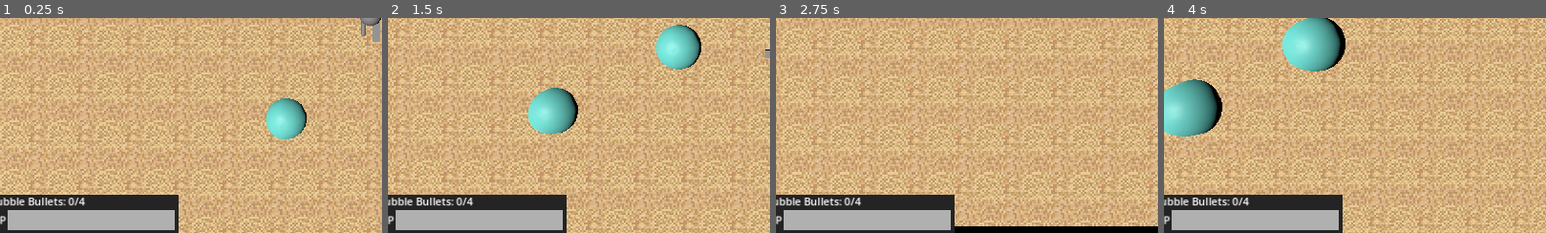
Above: before the commit, frames 1-4 (left to right).
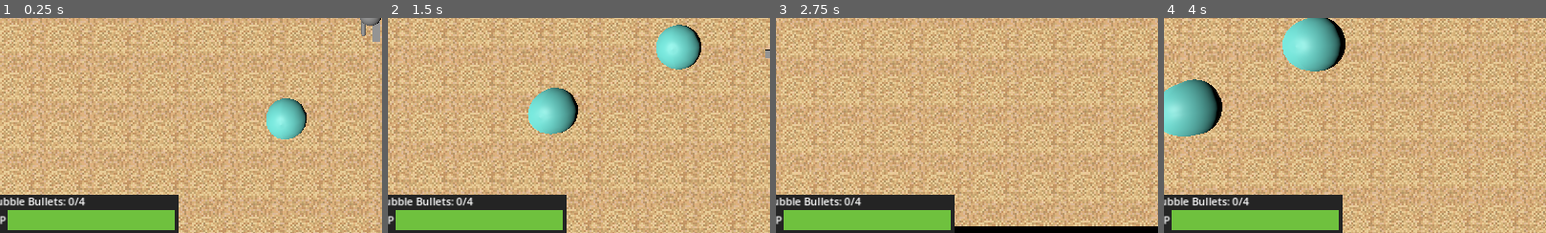
Above: after the commit, the same moments.

Repository: BlackBarman/GGJ_2025
Game: Godot game, scene res://Levels/level.tscn
Same seed, same stepped clock (60 frames per second), same inputs: the game is played once before the commit and once after it.
Inputs (mouse positions are % of the whole screen's width and height, from its top left):
- Up to frame 1 (0.25 s): no input
- Up to frame 2 (1.5 s): tap Enter (ui_accept) at 0.5, 0.77 s; move the mouse to (72, 45) at 0.52 s; press the mouse at (72, 45) at 0.53 s; hold Right (ui_right) 0.53-1.28 s; move the mouse to (30, 55) at 1.27 s; release the mouse at (30, 55) at 1.28 s; hold Down (ui_down) from 1.28 s (still down); click (30, 55) at 1.35 s
- Up to frame 3 (2.75 s): tap Enter (ui_accept) at 1.52 s; move the mouse to (60, 28) at 2.02 s; release Down (ui_down) at 2.03 s; press the mouse at (60, 28) at 2.03 s; hold Right (ui_right) from 2.03 s (still down)
- Up to frame 4 (4 s): move the mouse to (45, 70) at 2.77 s; release Right (ui_right) at 2.78 s; release the mouse at (45, 70) at 2.78 s; hold Up (ui_up) 2.78-3.53 s; click (45, 70) at 2.85 s; tap Enter (ui_accept) at 3.02, 3.77 s; move the mouse to (80, 65) at 3.52 s; press the mouse at (80, 65) at 3.53 s; hold Left (ui_left) from 3.53 s (still down)
The pictures show only the part of the screen within x 2-52%, y 50-100%; the shares and areas given below are measured in that part.

The runs differ from the first frame. In frame 1, 4.1% of the frame differs, in the area x 2-46%, y 89-99%; in frame 2, 4.1%; in frame 3, 4.1%; in frame 4, 4.1%.

Commit message:
hp bar now works

Diff:
--- a/ggj_2025/Globals/signal_bus.gd
+++ b/ggj_2025/Globals/signal_bus.gd
@@ -5,3 +5,4 @@
 signal BubbleBulletPopped()
 signal PlayerDied()
 signal MaxBubbleBulletsSet(bubble_bullets : int)
+signal PlayerHealthChanged(new_value : int, max_value : int)
--- a/ggj_2025/character_body_3d.gd
+++ b/ggj_2025/character_body_3d.gd
@@ -1,7 +1,13 @@
 extends CharacterBody3D
 
+var max_lives = 10
+var lives = max_lives:
+	get:
+		return lives
+	set(value):
+		lives = value
+		SignalBus.PlayerHealthChanged.emit(value, max_lives)
 
-var lives = 10
 const SPEED = 10.0
 const JUMP_VELOCITY = 4.5
 
--- /dev/null
+++ b/ggj_2025/hp_bar.gd
@@ -0,0 +1,10 @@
+extends ProgressBar
+
+
+# Called when the node enters the scene tree for the first time.
+func _ready() -> void:
+	SignalBus.PlayerHealthChanged.connect(_update_player_health)
+
+
+func _update_player_health(new_health_value : int, max_health_value : int):
+	value = (max_value*new_health_value)/max_health_value
--- a/ggj_2025/user_interface.tscn
+++ b/ggj_2025/user_interface.tscn
@@ -1,8 +1,9 @@
-[gd_scene load_steps=10 format=3 uid="uid://cg8dbagredl1y"]
+[gd_scene load_steps=11 format=3 uid="uid://cg8dbagredl1y"]
 
 [ext_resource type="Script" path="res://LevelIngredients/user_interface.gd" id="1_b1q2o"]
 [ext_resource type="Script" path="res://Levels/pause_screen.gd" id="2_3f7nt"]
 [ext_resource type="Script" path="res://bubble_bullets_counter.gd" id="3_37nnr"]
+[ext_resource type="Script" path="res://hp_bar.gd" id="4_arv6w"]
 
 [sub_resource type="StyleBoxFlat" id="StyleBoxFlat_gmecw"]
 bg_color = Color(0.408913, 0.742192, 0.398924, 1)
@@ -292,7 +293,10 @@
 size_flags_horizontal = 3
 theme_override_styles/background = SubResource("StyleBoxFlat_pipvd")
 theme_override_styles/fill = SubResource("StyleBoxFlat_5boye")
+step = 1.0
+value = 100.0
 show_percentage = false
+script = ExtResource("4_arv6w")
 
 [node name="VSeparator" type="VSeparator" parent="PlayerInfo/VBoxContainer/HBoxContainer"]
 layout_mode = 2
